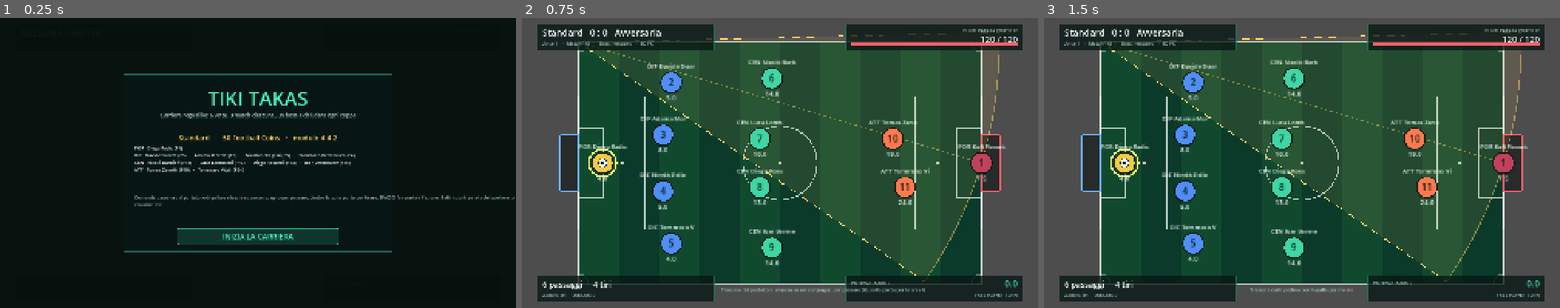
Above: before the commit, frames 1-3 (left to right).
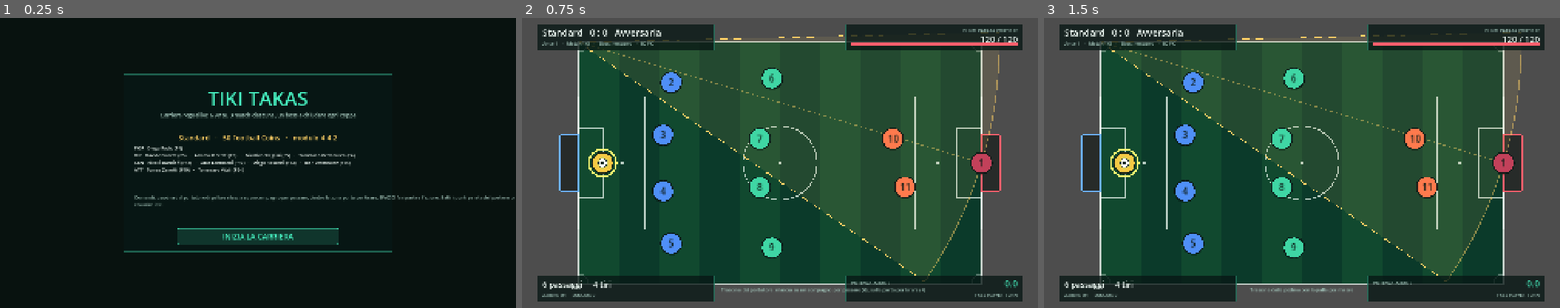
Above: after the commit, the same moments.

Repository: Roccia2005/Tiki-Takas
Game: Godot game, scene res://scenes/main/Main.tscn
The game is run twice, just before and just after one commit, with the same random seed, the same clock (stepped at 60 frames per second) and the same inputs.
Inputs (mouse positions are in pixels of both pictures, inside the frame that each line leads up to):
- Up to frame 1 (0.25 s): no input
- Up to frame 2 (0.75 s): click "INIZIA LA CARRIERA" at 0.5 s
- Up to frame 3 (1.5 s): tap Enter at 1.25, 1.35 s; move the mouse to (1415, 148) at 1.27 s; click (1415, 148) at 1.42 s

The runs differ from the first frame. In frame 2, 1.7% of the frame differs, in the area x 11-94%, y 14-86%; in frame 3, 1.7%.

Commit message:
fix: prevent skip of shop phase in Main.gd and declutter match visual tokens

Diff:
--- a/scenes/main/Main.gd
+++ b/scenes/main/Main.gd
@@ -110,14 +110,19 @@
 	_enter_stage(Stage.SHOP)
 
 
-## Mostra solo i nodi della fase richiesta e sospende le viste in pausa.
+## Mostra solo i nodi della fase richiesta e sospende le viste in pausa. Il
+## campo va spento con [method MatchView.set_view_active]: il suo HUD vive in un
+## CanvasLayer, che non eredita la visibilità del Node2D e resterebbe dipinto
+## sopra mercato e schermate di stato (GDD §12).
 func _enter_stage(next_stage: int) -> void:
 	stage = next_stage
 	var playing := stage == Stage.MATCH or stage == Stage.BOSS_MATCH
-	_match_view.visible = playing
-	_match_view.process_mode = Node.PROCESS_MODE_INHERIT if playing else Node.PROCESS_MODE_DISABLED
-	_shop_view.visible = stage == Stage.SHOP
+	var shopping := stage == Stage.SHOP
+	_match_view.set_view_active(playing)
+	_shop_view.visible = shopping
+	_shop_view.process_mode = Node.PROCESS_MODE_INHERIT if shopping else Node.PROCESS_MODE_DISABLED
 	_title.visible = stage == Stage.MENU
+	_result.visible = false
 	_game_over.visible = stage == Stage.GAME_OVER
 	_victory.visible = stage == Stage.VICTORY
 
@@ -139,20 +144,26 @@
 
 
 ## Il riquadro di fine partita è stato chiuso: la fase successiva dipende dallo
-## stato in cui la run è entrata (GDD §3).
+## stato in cui la run è entrata (GDD §3). Ogni ramo esce subito con un return,
+## così [method _advance] non può scavalcare il Calcio Mercato né una schermata
+## finale: avanza di partita solo in RunState.RUN_ACTIVE.
 func _on_result_continue() -> void:
 	_result.visible = false
 	if run == null:
 		return
-	match run.run_state:
-		GameManager.RunState.GAME_OVER:
-			_show_game_over()
-		GameManager.RunState.CUP_VICTORY:
-			_show_victory()
-		GameManager.RunState.SHOP_PHASE:
-			open_shop()
-		_:
-			_advance()
+	if run.run_state == GameManager.RunState.SHOP_PHASE:
+		open_shop()
+		return
+	if run.run_state == GameManager.RunState.GAME_OVER:
+		_show_game_over()
+		return
+	if run.run_state == GameManager.RunState.CUP_VICTORY:
+		_show_victory()
+		return
+	if run.run_state == GameManager.RunState.RUN_ACTIVE:
+		_advance()
+		return
+	push_warning("Main: fase %s inattesa a fine partita, nessuna transizione" % run.get_state_name())
 
 
 ## Uscita dal mercato: si chiude la visita e si passa al match successivo.
--- a/scenes/match/MatchHUD.gd
+++ b/scenes/match/MatchHUD.gd
@@ -6,8 +6,9 @@
 ## Legge lo stato di [MatchController] (e, se disponibile, di [GameManager]) e
 ## lo scrive a schermo: punteggio, passaggi e tiri residui, Potenza Azione
 ## accumulata e punti parata rimasti al portiere avversario (GDD §4 e §7).
-## I messaggi rapidi tipo "GOL!" o "INTERCETTATO" compaiono al centro e
-## sfumano da soli. Nessun asset esterno e nessuna logica di gioco: sola lettura.
+## I messaggi rapidi tipo "GOL" o "INTERCETTATO" compaiono al centro in corpo
+## contenuto e sfumano da soli. Nessun asset esterno e nessuna logica di gioco:
+## sola lettura.
 
 ## Risoluzione di riferimento del layout (GDD §12).
 const DESIGN_SIZE := Vector2(1920.0, 1080.0)
@@ -18,7 +19,7 @@
 const RESOURCE_PANEL := Rect2(56.0, 960.0, 660.0, 96.0)
 const POWER_PANEL := Rect2(1204.0, 960.0, 660.0, 96.0)
 const HINT_RECT := Rect2(740.0, 992.0, 440.0, 40.0)
-const FLASH_RECT := Rect2(360.0, 392.0, 1200.0, 140.0)
+const FLASH_RECT := Rect2(660.0, 468.0, 600.0, 84.0)
 
 ## Barra dei punti parata dentro SAVE_PANEL.
 const SAVE_BAR := Rect2(1224.0, 92.0, 620.0, 12.0)
@@ -26,6 +27,9 @@
 ## Durata in secondi di un messaggio rapido e della sua dissolvenza.
 const FLASH_DURATION: float = 1.4
 const FLASH_FADE: float = 0.5
+
+## Corpo del messaggio rapido: contenuto, per non coprire il campo (GDD §12).
+const FLASH_FONT_SIZE: int = 44
 
 const PANEL_FILL := Color(0.03, 0.09, 0.08, 0.78)
 const PANEL_EDGE := Color(0.27, 0.94, 0.75, 0.35)
@@ -188,7 +192,7 @@
 	_phase_label = _add_label("PhaseLabel", _inset(POWER_PANEL, 20.0, 56.0, 32.0), 17, HORIZONTAL_ALIGNMENT_RIGHT, TEXT_DIM)
 	_hint_label = _add_label("HintLabel", HINT_RECT, 18, HORIZONTAL_ALIGNMENT_CENTER, TEXT_DIM)
 	_hint_label.text = "Trascina dal portatore: su un compagno passi, verso la porta tiri"
-	_flash_label = _add_label("FlashLabel", FLASH_RECT, 76, HORIZONTAL_ALIGNMENT_CENTER, FLASH_GOAL)
+	_flash_label = _add_label("FlashLabel", FLASH_RECT, FLASH_FONT_SIZE, HORIZONTAL_ALIGNMENT_CENTER, FLASH_GOAL)
 
 
 ## Riquadro di testo interno a un pannello dell'HUD.
--- a/scenes/match/MatchView.gd
+++ b/scenes/match/MatchView.gd
@@ -62,6 +62,7 @@
 var _trajectory: TrajectoryLine = null
 var _ball: BallToken = null
 var _hud: MatchHUD = null
+var _hud_layer: CanvasLayer = null
 
 var _tokens: Dictionary[int, PlayerToken] = {}
 var _obstacle_tokens: Array[PlayerToken] = []
@@ -87,6 +88,20 @@
 	_input_mode = InputMode.IDLE
 	_finished_emitted = false
 	_bind_views()
+
+
+## Accende o spegne l'intera scena della partita, HUD compreso: [Main] la chiama
+## a ogni cambio di fase (GDD §3). Serve un metodo dedicato perché [member
+## Node2D.visible] non arriva a [code]HUDLayer[/code], che è un [CanvasLayer] e
+## quindi disegna sul proprio canvas: senza questo passaggio i pannelli del match
+## resterebbero dipinti sopra Calcio Mercato e schermate di stato (GDD §12).
+func set_view_active(active: bool) -> void:
+	visible = active
+	process_mode = Node.PROCESS_MODE_INHERIT if active else Node.PROCESS_MODE_DISABLED
+	if _hud_layer == null:
+		_hud_layer = get_node_or_null(NodePath("HUDLayer")) as CanvasLayer
+	if _hud_layer != null:
+		_hud_layer.visible = active
 
 
 ## Avvia una partita di prova completa passando da [GameManager], così valgono
@@ -196,7 +211,9 @@
 
 
 ## Aggiorna traiettoria, cono di tiro ed evidenziazioni mentre il mouse si
-## muove: verde passaggio in gittata, ambra fuori gittata, rosso non valido.
+## muove: verde passaggio in gittata, ambra fuori gittata, rosso non valido. I
+## numeri restano nei pannelli dell'HUD, la linea di mira non porta etichette
+## galleggianti (GDD §12).
 func _update_aim(field_pos: Vector2) -> void:
 	var carrier := controller.current_ball_carrier
 	if carrier == null:
@@ -209,67 +226,36 @@
 	if _hovered != null:
 		var to := _hovered.position
 		var state := TrajectoryLine.AimState.PASS_VALID
-		var label := _pass_preview(carrier, from, to)
 		if not controller.can_pass():
 			state = TrajectoryLine.AimState.PASS_INVALID
-			label = "PASSAGGI ESAURITI"
 		elif not ActionResolver.is_pass_in_range(carrier, from, to):
 			state = TrajectoryLine.AimState.PASS_OUT_OF_RANGE
-		_trajectory.aim(from, to, state, label)
+		_trajectory.aim(from, to, state)
 		_cone.clear_cone()
 	elif PitchView.goal_aim_zone().has_point(field_pos):
-		var goal := PitchView.enemy_goal_position()
 		var state := TrajectoryLine.AimState.SHOT
-		var label := _shot_preview(carrier, from)
 		if not controller.can_shoot():
 			state = TrajectoryLine.AimState.PASS_INVALID
-			label = "TIRI ESAURITI"
-		_trajectory.aim(from, goal, state, label)
+		_trajectory.aim(from, PitchView.enemy_goal_position(), state)
 		_cone.show_cone(from, controller.obstacles)
 	else:
-		_trajectory.aim(from, field_pos, TrajectoryLine.AimState.PASS_INVALID, "NESSUN BERSAGLIO")
+		_trajectory.aim(from, field_pos, TrajectoryLine.AimState.PASS_INVALID)
 		_cone.clear_cone()
 	_refresh_tokens()
 
 
-## Anteprima del passaggio: distanza percorsa e Potenza Azione guadagnata al
-## netto della penalità di gittata (GDD §4.1).
-func _pass_preview(carrier: PlayerData, from: Vector2, to: Vector2) -> String:
-	var distance := ActionResolver.calculate_distance(from, to)
-	var penalty := ActionResolver.calculate_range_penalty(distance, carrier.range_dist)
-	var gain := carrier.get_effective_power() - penalty
-	if penalty > 0.0:
-		return "%.0f u   %+.1f potenza   -%.1f gittata" % [distance, gain, penalty]
-	return "%.0f u   %+.1f potenza" % [distance, gain]
-
-
-## Anteprima del tiro: danno stimato sui punti parata con malus delle sagome e
-## decadimento da distanza già applicati (GDD §4.1 e §7).
-func _shot_preview(shooter: PlayerData, from: Vector2) -> String:
-	var goal := PitchView.enemy_goal_position()
-	var in_cone := ActionResolver.filter_defenders_in_cone(controller.obstacles, from, goal)
-	var malus := ActionResolver.OBSTACLE_POWER_MALUS * float(in_cone.size())
-	var total := maxf(0.0, controller.accumulated_action_power + shooter.get_effective_power() - malus)
-	var distance := ActionResolver.calculate_distance(from, goal)
-	var multiplier := ActionResolver.calculate_distance_multiplier(distance, shooter.range_dist)
-	return "TIRO   ~%.0f danno   %d%% gittata" % [total * multiplier, roundi(multiplier * 100.0)]
-
-
-## Passaggio al compagno indicato e messaggio di esito (GDD §4).
+## Passaggio al compagno indicato e messaggio di esito minimale: il nome
+## dell'intercettante resta nel suggerimento in basso (GDD §4 e §12).
 func _do_pass(target: PlayerData) -> void:
 	var result := controller.execute_pass(target)
 	if not bool(result.get("executed", false)):
 		_hud.flash(str(result.get("reason", "mossa non valida")).to_upper(), MatchHUD.FLASH_BAD)
 	elif not bool(result.get("success", false)):
-		var thief: PlayerData = result.get("intercepted_by")
-		var stolen := "INTERCETTATO"
-		if thief != null:
-			stolen = "INTERCETTATO DA %s" % thief.player_name.to_upper()
-		_hud.flash(stolen, MatchHUD.FLASH_BAD)
+		_hud.flash("INTERCETTATO", MatchHUD.FLASH_BAD)
 	elif bool(result.get("turnover", false)):
 		_hud.flash("PALLA PERSA", MatchHUD.FLASH_BAD)
 	else:
-		_hud.flash("POTENZA AZIONE %.1f" % float(result.get("action_power", 0.0)), MatchHUD.ACCENT)
+		_hud.flash("PASSAGGIO", MatchHUD.ACCENT)
 	_after_move()
 
 
@@ -281,11 +267,11 @@
 		_after_move()
 		return
 	if bool(result.get("is_goal", false)):
-		_hud.flash("GOL!", MatchHUD.FLASH_GOAL)
+		_hud.flash("GOL", MatchHUD.FLASH_GOAL)
 	elif bool(result.get("blocked", false)):
 		_hud.flash("TIRO MURATO", MatchHUD.FLASH_BAD)
 	else:
-		_hud.flash("PARATA!   -%.0f" % float(result.get("damage", 0.0)), MatchHUD.FLASH_SAVE)
+		_hud.flash("PARATA", MatchHUD.FLASH_SAVE)
 	_after_move()
 
 
@@ -326,12 +312,10 @@
 	_hud.set_hint(_default_hint())
 
 
-## Annuncio della ripartenza: numero d'azione e chi ha raccolto la palla.
+## Annuncio minimale della ripartenza: solo il numero dell'azione, chi ha
+## raccolto la palla resta nel suggerimento in basso (GDD §12).
 func _restart_message() -> String:
-	var recovered := controller.last_recovered_by
-	if recovered == null:
-		return "AZIONE #%d" % controller.action_index
-	return "AZIONE #%d   PALLA A %s" % [controller.action_index, recovered.player_name.to_upper()]
+	return "AZIONE #%d" % controller.action_index
 
 
 ## Suggerimento con la palla fuori dal possesso: dice dove si trova la sfera
@@ -369,19 +353,18 @@
 
 
 ## Riporta pedine e sagome sullo stato del controller: posizioni dal modulo
-## attivo, portatore, bersagli ricevibili e sagome dentro il cono (GDD §4.1).
+## attivo, portatore di palla e sagome dentro il cono di tiro (GDD §4.1).
 func _refresh_tokens() -> void:
 	var carrier := controller.current_ball_carrier
-	var aiming := _input_mode == InputMode.AIMING
 	for slot in _tokens:
 		var token: PlayerToken = _tokens[slot]
 		token.set_field_position(controller.get_player_position(token.player))
-		token.set_state(token.player == carrier, aiming and token.player != carrier, token == _hovered)
+		token.set_state(token.player == carrier)
 	var in_cone: Array[PlayerData] = []
 	if carrier != null:
 		in_cone = ActionResolver.filter_defenders_in_cone(controller.obstacles, controller.ball_position, PitchView.enemy_goal_position())
 	for shape in _obstacle_tokens:
-		shape.set_state(false, false, false, in_cone.has(shape.player))
+		shape.set_state(false, in_cone.has(shape.player))
 
 
 ## Collega la partita a HUD e pedine e riporta la palla al battitore.
@@ -506,8 +489,8 @@
 	_trajectory = _child_of(_pitch_root, "TrajectoryLine", TrajectoryLine.new) as TrajectoryLine
 	_tokens_root = _child_of(_pitch_root, "TokensRoot", Node2D.new) as Node2D
 	_ball = _child_of(_pitch_root, "BallToken", BallToken.new) as BallToken
-	var hud_layer := _child_of(self, "HUDLayer", CanvasLayer.new)
-	_hud = _child_of(hud_layer, "MatchHUD", _make_hud) as MatchHUD
+	_hud_layer = _child_of(self, "HUDLayer", CanvasLayer.new) as CanvasLayer
+	_hud = _child_of(_hud_layer, "MatchHUD", _make_hud) as MatchHUD
 
 
 ## Figlio con quel nome se già presente nella scena, altrimenti il nodo
--- a/scenes/match/PlayerToken.gd
+++ b/scenes/match/PlayerToken.gd
@@ -3,9 +3,10 @@
 
 ## Pedina tonda di un calciatore, disegnata senza sprite (GDD §12).
 ##
-## Mostra ruolo, numero di maglia e Forza effettiva del tocco corrente
-## ([method PlayerData.get_effective_power], GDD §4 e §5). La pedina non decide
-## nulla: legge il cartellino e lo stato che MatchView le passa a ogni refresh.
+## Sulla pedina compare solo il numero di maglia: nome, ruolo e Potenza vivono
+## nei pannelli dell'HUD, così il campo resta leggibile. L'alone dorato segnala
+## il portatore di palla e nient'altro (GDD §4). La pedina non decide nulla:
+## legge il cartellino e lo stato che MatchView le passa a ogni refresh.
 ## Va aggiunta a un genitore in unità pitch: [member Node2D.position] è la
 ## coordinata dello slot del modulo (GDD §9).
 
@@ -23,11 +24,8 @@
 ## Raggio di presa del mouse: più generoso del disegno per una mira comoda.
 const HIT_RADIUS: float = 36.0
 
-## Corpi di testo, in unità pitch.
+## Corpo del numero di maglia, in unità pitch.
 const NUMBER_FONT_SIZE: int = 24
-const ROLE_FONT_SIZE: int = 15
-const POWER_FONT_SIZE: int = 16
-const LABEL_BOX_WIDTH: float = 120.0
 
 const ARC_POINTS: int = 40
 const OUTLINE_WIDTH: float = 3.0
@@ -46,9 +44,7 @@
 const OPPONENT_CONE_COLOR := Color("ff2e57")
 const OUTLINE_COLOR := Color(0.04, 0.09, 0.08, 0.9)
 const TEXT_DARK := Color(0.05, 0.11, 0.09)
-const TEXT_LIGHT := Color(0.94, 0.98, 0.96)
 const CARRIER_COLOR := Color("f9f871")
-const TARGET_COLOR := Color("46f0c0")
 const SHADOW_COLOR := Color(0.0, 0.0, 0.0, 0.28)
 
 ## Cartellino rappresentato dalla pedina.
@@ -60,14 +56,8 @@
 ## Numero di maglia mostrato al centro: per i titolari è lo slot del modulo.
 var shirt_number: int = 0
 
-## True quando questa pedina ha la palla (GDD §4).
+## True quando questa pedina ha la palla: l'unico stato con l'alone (GDD §4).
 var is_carrier: bool = false
-
-## True mentre si mira e la pedina può ricevere il passaggio (GDD §4.1).
-var is_valid_target: bool = false
-
-## True quando il mouse è sopra la pedina durante la mira.
-var is_hovered: bool = false
 
 ## True per le sagome che ostruiscono il cono di tiro (GDD §4).
 var is_in_cone: bool = false
@@ -86,12 +76,10 @@
 
 
 ## Aggiorna lo stato di gioco mostrato dalla pedina in un colpo solo.
-func set_state(carrier: bool, valid_target: bool, hovered: bool = false, in_cone: bool = false) -> void:
-	if is_carrier == carrier and is_valid_target == valid_target and is_hovered == hovered and is_in_cone == in_cone:
+func set_state(carrier: bool, in_cone: bool = false) -> void:
+	if is_carrier == carrier and is_in_cone == in_cone:
 		return
 	is_carrier = carrier
-	is_valid_target = valid_target
-	is_hovered = hovered
 	is_in_cone = in_cone
 	queue_redraw()
 
@@ -123,16 +111,11 @@
 	if side == Side.OPPONENT and intercept_radius > 0.0:
 		_draw_intercept_radius()
 	draw_circle(Vector2(0.0, 3.0), RADIUS, SHADOW_COLOR)
-	var fill := get_token_color()
-	draw_circle(Vector2.ZERO, RADIUS, fill)
+	draw_circle(Vector2.ZERO, RADIUS, get_token_color())
 	draw_arc(Vector2.ZERO, RADIUS, 0.0, TAU, ARC_POINTS, OUTLINE_COLOR, OUTLINE_WIDTH)
 	if is_carrier:
 		draw_arc(Vector2.ZERO, HALO_RADIUS, 0.0, TAU, ARC_POINTS, CARRIER_COLOR, HALO_WIDTH)
-	elif is_hovered and is_valid_target:
-		draw_arc(Vector2.ZERO, HALO_RADIUS, 0.0, TAU, ARC_POINTS, TARGET_COLOR, HALO_WIDTH)
-	elif is_valid_target:
-		_draw_dashed_ring(HALO_RADIUS, Color(TARGET_COLOR.r, TARGET_COLOR.g, TARGET_COLOR.b, 0.55))
-	_draw_labels()
+	_draw_number()
 
 
 ## Cerchio tratteggiato del raggio di intercettazione della sagoma (GDD §4.1).
@@ -152,23 +135,12 @@
 		draw_arc(Vector2.ZERO, radius, start, start + step, 4, color, 2.0)
 
 
-## Ruolo sopra la pedina, numero al centro, Forza effettiva sotto (GDD §5).
-func _draw_labels() -> void:
+## Unico testo della pedina: il numero di maglia, centrato sul disco.
+func _draw_number() -> void:
 	var font := ThemeDB.fallback_font
 	if font == null:
 		return
-	var number_text := str(shirt_number) if shirt_number > 0 else "-"
-	_draw_centered(font, number_text, NUMBER_FONT_SIZE, Vector2(0.0, NUMBER_FONT_SIZE * 0.36), TEXT_DARK)
-	if player == null:
-		return
-	_draw_centered(font, "%s %s" % [player.role, player.player_name], ROLE_FONT_SIZE, Vector2(0.0, -RADIUS - 9.0), TEXT_LIGHT)
-	var power_text := "%.1f" % player.get_effective_power()
-	if side == Side.OPPONENT:
-		power_text = "F %d" % player.power
-	_draw_centered(font, power_text, POWER_FONT_SIZE, Vector2(0.0, RADIUS + POWER_FONT_SIZE + 2.0), TEXT_LIGHT)
-
-
-## Testo centrato sull'ascissa della pedina.
-func _draw_centered(font: Font, text: String, size: int, offset: Vector2, color: Color) -> void:
-	var origin := offset - Vector2(LABEL_BOX_WIDTH * 0.5, 0.0)
-	draw_string(font, origin, text, HORIZONTAL_ALIGNMENT_CENTER, LABEL_BOX_WIDTH, size, color)
+	var text := str(shirt_number) if shirt_number > 0 else "-"
+	var width := font.get_string_size(text, HORIZONTAL_ALIGNMENT_LEFT, -1.0, NUMBER_FONT_SIZE).x
+	var baseline := (font.get_ascent(NUMBER_FONT_SIZE) - font.get_descent(NUMBER_FONT_SIZE)) * 0.5
+	draw_string(font, Vector2(-width * 0.5, baseline), text, HORIZONTAL_ALIGNMENT_LEFT, -1.0, NUMBER_FONT_SIZE, TEXT_DARK)
--- a/scenes/match/ShotConeVisualizer.gd
+++ b/scenes/match/ShotConeVisualizer.gd
@@ -6,8 +6,9 @@
 ##
 ## Riproduce a schermo la geometria di [method ActionResolver.is_in_shot_cone]:
 ## semiapertura di 18 gradi dal tiratore verso la porta e nessuna sagoma più
-## lontana della porta stessa. Le sagome dentro il cono vengono cerchiate e il
-## malus complessivo di -15 punti per sagoma (GDD §4.1) è scritto in campo.
+## lontana della porta stessa. Le sagome dentro il cono vengono solo cerchiate:
+## il malus di -15 punti per sagoma (GDD §4.1) è disponibile con
+## [method get_malus] ma non viene più scritto in campo (GDD §12).
 
 const ARC_SAMPLES: int = 18
 const EDGE_DASH: float = 18.0
@@ -15,14 +16,11 @@
 const AXIS_WIDTH: float = 1.5
 const MARKER_RADIUS: float = 40.0
 const MARKER_WIDTH: float = 3.0
-const LABEL_FONT_SIZE: int = 18
-const LABEL_BOX_WIDTH: float = 300.0
 
 const CONE_FILL := Color(1.0, 0.82, 0.4, 0.10)
 const CONE_EDGE := Color("ffd166")
 const CONE_AXIS := Color(1.0, 0.82, 0.4, 0.45)
 const BLOCKED_COLOR := Color("ff2e57")
-const LABEL_BACKDROP := Color(0.03, 0.08, 0.07, 0.75)
 
 ## Vertice del cono: la posizione del tiratore in coordinate pitch (GDD §9).
 var origin: Vector2 = Vector2.ZERO
@@ -95,24 +93,11 @@
 	_draw_blocking_markers()
 
 
-## Reticoli sulle sagome dentro il cono e malus complessivo (GDD §4.1).
+## Cerchia le sagome che ostruiscono il cono, senza scritte in campo (GDD §4.1).
 func _draw_blocking_markers() -> void:
-	if blocking.is_empty():
-		return
 	for entry in blocking:
 		var field_pos: Vector2 = entry.get("position", Vector2.ZERO)
 		draw_arc(field_pos, MARKER_RADIUS, 0.0, TAU, 32, BLOCKED_COLOR, MARKER_WIDTH)
-		draw_line(field_pos + Vector2(-MARKER_RADIUS, 0.0), field_pos + Vector2(MARKER_RADIUS, 0.0), Color(BLOCKED_COLOR.r, BLOCKED_COLOR.g, BLOCKED_COLOR.b, 0.6), 1.5)
-		draw_line(field_pos + Vector2(0.0, -MARKER_RADIUS), field_pos + Vector2(0.0, MARKER_RADIUS), Color(BLOCKED_COLOR.r, BLOCKED_COLOR.g, BLOCKED_COLOR.b, 0.6), 1.5)
-	var font := ThemeDB.fallback_font
-	if font == null:
-		return
-	var text := "%d sagome nel cono  -%.0f potenza" % [blocking.size(), get_malus()]
-	var anchor := origin.lerp(goal_position, 0.55) + Vector2(0.0, -46.0)
-	var text_size := font.get_string_size(text, HORIZONTAL_ALIGNMENT_CENTER, -1.0, LABEL_FONT_SIZE)
-	var backdrop := Rect2(anchor - Vector2(text_size.x * 0.5 + 8.0, text_size.y * 0.8 + 4.0), text_size + Vector2(16.0, 10.0))
-	draw_rect(backdrop, LABEL_BACKDROP, true)
-	draw_string(font, anchor - Vector2(LABEL_BOX_WIDTH * 0.5, 0.0), text, HORIZONTAL_ALIGNMENT_CENTER, LABEL_BOX_WIDTH, LABEL_FONT_SIZE, BLOCKED_COLOR)
 
 
 ## Sagome la cui posizione ricade nel cono di tiro (GDD §4).
--- a/scenes/match/TrajectoryLine.gd
+++ b/scenes/match/TrajectoryLine.gd
@@ -4,9 +4,11 @@
 ## Linea di mira del passaggio o del tiro, disegnata mentre si trascina il mouse
 ## dal portatore di palla (GDD §4 e §4.1).
 ##
-## Il colore comunica subito l'esito atteso: verde entro la Gittata, ambra fuori
-## Gittata (perdita di potenza del GDD §4.1), rosso per una mira non valida, oro
-## per una conclusione verso la porta. L'etichetta riporta distanza e malus.
+## Comunica l'esito atteso col solo colore e tratto: verde continuo entro la
+## Gittata, ambra tratteggiato fuori Gittata (perdita di potenza del GDD §4.1),
+## rosso tratteggiato per una mira non valida, oro continuo per una conclusione
+## verso la porta. Nessuna etichetta numerica sul campo: distanza, gittata e
+## Potenza Azione restano nei pannelli dell'HUD (GDD §12).
 
 ## Stato della mira corrente.
 enum AimState {
@@ -22,15 +24,11 @@
 const ARROW_LENGTH: float = 26.0
 const ARROW_HALF_WIDTH: float = 11.0
 const TIP_RADIUS: float = 7.0
-const LABEL_FONT_SIZE: int = 17
-const LABEL_BOX_WIDTH: float = 320.0
-const LABEL_OFFSET: float = 20.0
 
 const COLOR_VALID := Color("46f0c0")
 const COLOR_OUT_OF_RANGE := Color("ffb703")
 const COLOR_INVALID := Color("ff5f6d")
 const COLOR_SHOT := Color("ffd166")
-const LABEL_BACKDROP := Color(0.03, 0.08, 0.07, 0.72)
 
 ## Estremi della mira in coordinate pitch (GDD §9).
 var origin: Vector2 = Vector2.ZERO
@@ -39,16 +37,12 @@
 ## Stato corrente, da AimState.
 var state: int = AimState.NONE
 
-## Testo informativo mostrato accanto alla linea, può restare vuoto.
-var info_text: String = ""
-
 
 ## Aggiorna la mira e ridisegna.
-func aim(from_pos: Vector2, to_pos: Vector2, aim_state: int, text: String = "") -> void:
+func aim(from_pos: Vector2, to_pos: Vector2, aim_state: int) -> void:
 	origin = from_pos
 	tip = to_pos
 	state = aim_state
-	info_text = text
 	visible = state != AimState.NONE
 	queue_redraw()
 
@@ -56,7 +50,6 @@
 ## Spegne la linea di mira.
 func clear_aim() -> void:
 	state = AimState.NONE
-	info_text = ""
 	visible = false
 	queue_redraw()
 
@@ -91,7 +84,6 @@
 		draw_dashed_line(origin, shaft_end, color, LINE_WIDTH, DASH_LENGTH)
 	_draw_arrow_head(span.normalized(), color)
 	draw_arc(tip, TIP_RADIUS, 0.0, TAU, 16, color, 2.0)
-	_draw_info(color)
 
 
 ## Punta della freccia sul bersaglio della mira.
@@ -99,22 +91,3 @@
 	var base := tip - direction * ARROW_LENGTH
 	var side := direction.orthogonal() * ARROW_HALF_WIDTH
 	draw_colored_polygon(PackedVector2Array([tip, base + side, base - side]), color)
-
-
-## Etichetta con distanza e malus, sopra il punto medio della traiettoria.
-func _draw_info(color: Color) -> void:
-	if info_text.is_empty():
-		return
-	var font := ThemeDB.fallback_font
-	if font == null:
-		return
-	var mid := origin.lerp(tip, 0.5)
-	var normal := (tip - origin).normalized().orthogonal()
-	if normal.y > 0.0:
-		normal = -normal
-	var anchor := mid + normal * LABEL_OFFSET
-	var text_size := font.get_string_size(info_text, HORIZONTAL_ALIGNMENT_CENTER, -1.0, LABEL_FONT_SIZE)
-	var backdrop := Rect2(anchor - Vector2(text_size.x * 0.5 + 8.0, text_size.y * 0.8 + 4.0), text_size + Vector2(16.0, 10.0))
-	draw_rect(backdrop, LABEL_BACKDROP, true)
-	draw_rect(backdrop, Color(color.r, color.g, color.b, 0.55), false, 1.5)
-	draw_string(font, anchor - Vector2(LABEL_BOX_WIDTH * 0.5, 0.0), info_text, HORIZONTAL_ALIGNMENT_CENTER, LABEL_BOX_WIDTH, LABEL_FONT_SIZE, color)
Not shown, changed: ARCHITECTURE.md
